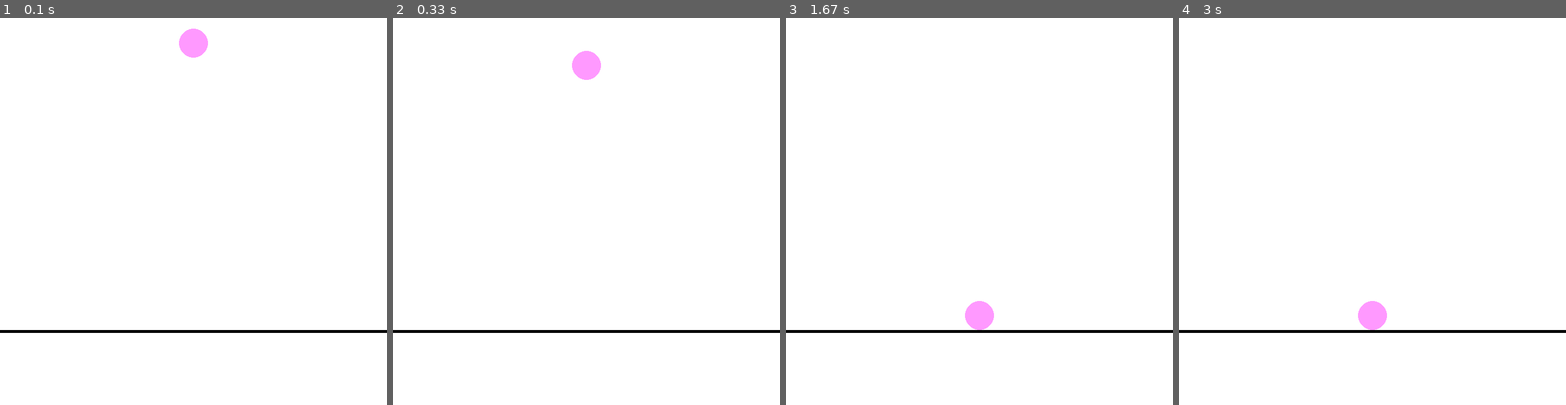
Above: before the commit, frames 1-4 (left to right).
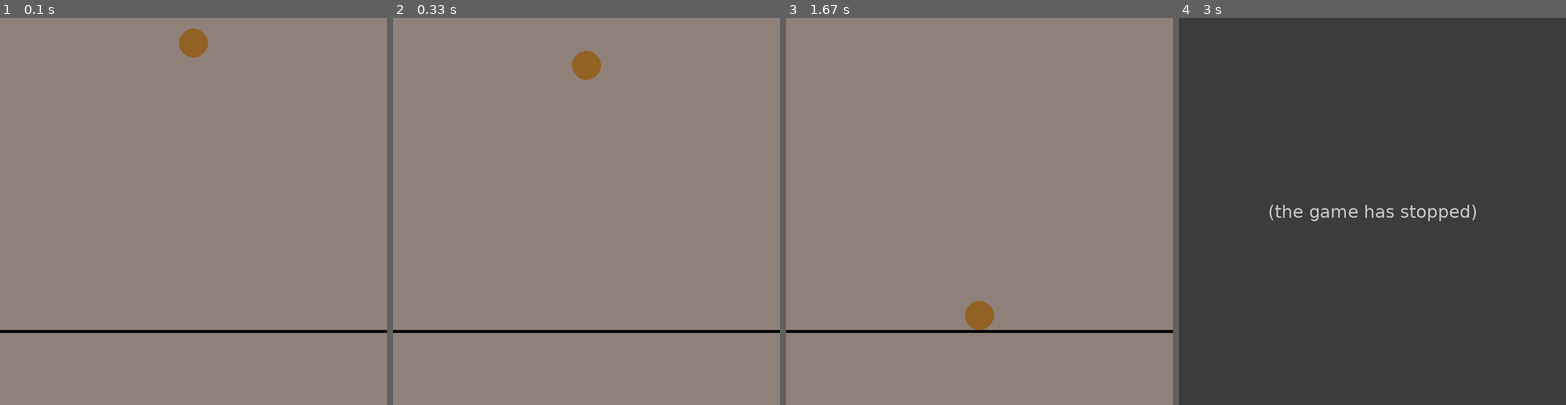
Above: after the commit, the same moments.

Repository: Paulineli/PhysCS231N
Game: pygame game, started from Data_Generation/free_fall.py
Same seed, same stepped clock (60 frames per second), same inputs: the game is played once before the commit and once after it.
Inputs:
- Up to frame 1 (0.1 s): no input
- Up to frame 2 (0.33 s): no input
- Up to frame 3 (1.67 s): no input
- Up to frame 4 (3 s): type "y (at the terminal prompt)" at 2 s

The runs differ from the first frame. In frame 1, 99% of the frame differs, in the area x 0-100%, y 0-100%; in frame 2, 99%; in frame 3, 99%; in frame 4, 100%.
After the commit the program exited at 2 s; later frames show no game.

Commit message:
created and uploaded various simulation videos

Diff:
--- a/Data_Generation/free_fall.py
+++ b/Data_Generation/free_fall.py
@@ -26,14 +26,14 @@
 GRAVITY = (0, -1000)  # Gravity in Pymunk is in the negative y direction
 space.gravity = GRAVITY
 START_POSITION = (400, 750)  # Starting position of the body
-BACKGROUND_COLOR = (255, 255, 255)  # Background color for the simulation
-OBJECT_COLOR = (255, 153, 255)  # Color of the falling object
+BACKGROUND_COLOR = (143, 129, 122)  # Background color for the simulation
+OBJECT_COLOR = (146, 97, 35)   # Color of the falling object
 
 # Initialize the Falling Object
 body = pymunk.Body()
 body.position = START_POSITION
 shape = pymunk.Circle(body, 30)
-# shape = pymunk.poly.box(shape, (60, 60))  # Create a square shape instead of a circle
+# shape = pymunk.Poly.create_box(body, (60, 120))  # Create a square shape instead of a circle
 shape.density = 1
 space.add(body, shape)
 
@@ -44,7 +44,7 @@
 
 def game():
     frame_count = 0
-    max_frames = 300  # Record for ~10 seconds at 50 FPS
+    max_frames = 100  # Record for ~10 seconds at 50 FPS
 
     while frame_count < max_frames:
         for event in pygame.event.get():
@@ -57,6 +57,8 @@
         # Draw object
         x, y = convert_coordinates(body.position)
         pygame.draw.circle(display, OBJECT_COLOR, (int(x), int(y)), shape.radius)
+        # vertices = [convert_coordinates(body.local_to_world(v)) for v in shape.get_vertices()]
+        # pygame.draw.polygon(display, OBJECT_COLOR, vertices)
 
         # Draw ground
         pygame.draw.line(display, (0, 0, 0), (0, 650 - 3), (800, 650 - 3), 6)
@@ -88,7 +90,7 @@
     clip = ImageSequenceClip.ImageSequenceClip(frame_files, fps=FPS)
 
     # Write video file
-    output_filename = "free_fall_simulation_pink_tennis.mp4"
+    output_filename = "free_fall_simulation_weenie.mp4"
     clip.write_videofile(output_filename, codec='libx264')
 
     print(f"Video saved as: {output_filename}")
Not shown, added: free_fall_simulation_mario.mp4
Not shown, changed: free_fall_simulation_pink_tennis.mp4
Not shown, added: free_fall_simulation_tennis.mp4
Not shown, added: free_fall_simulation_weenie.mp4
